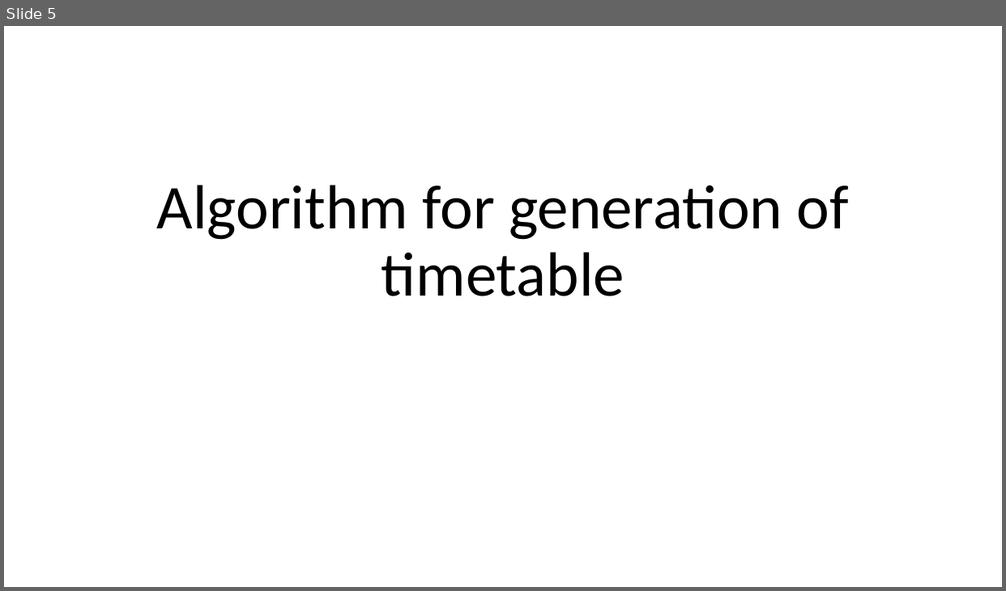
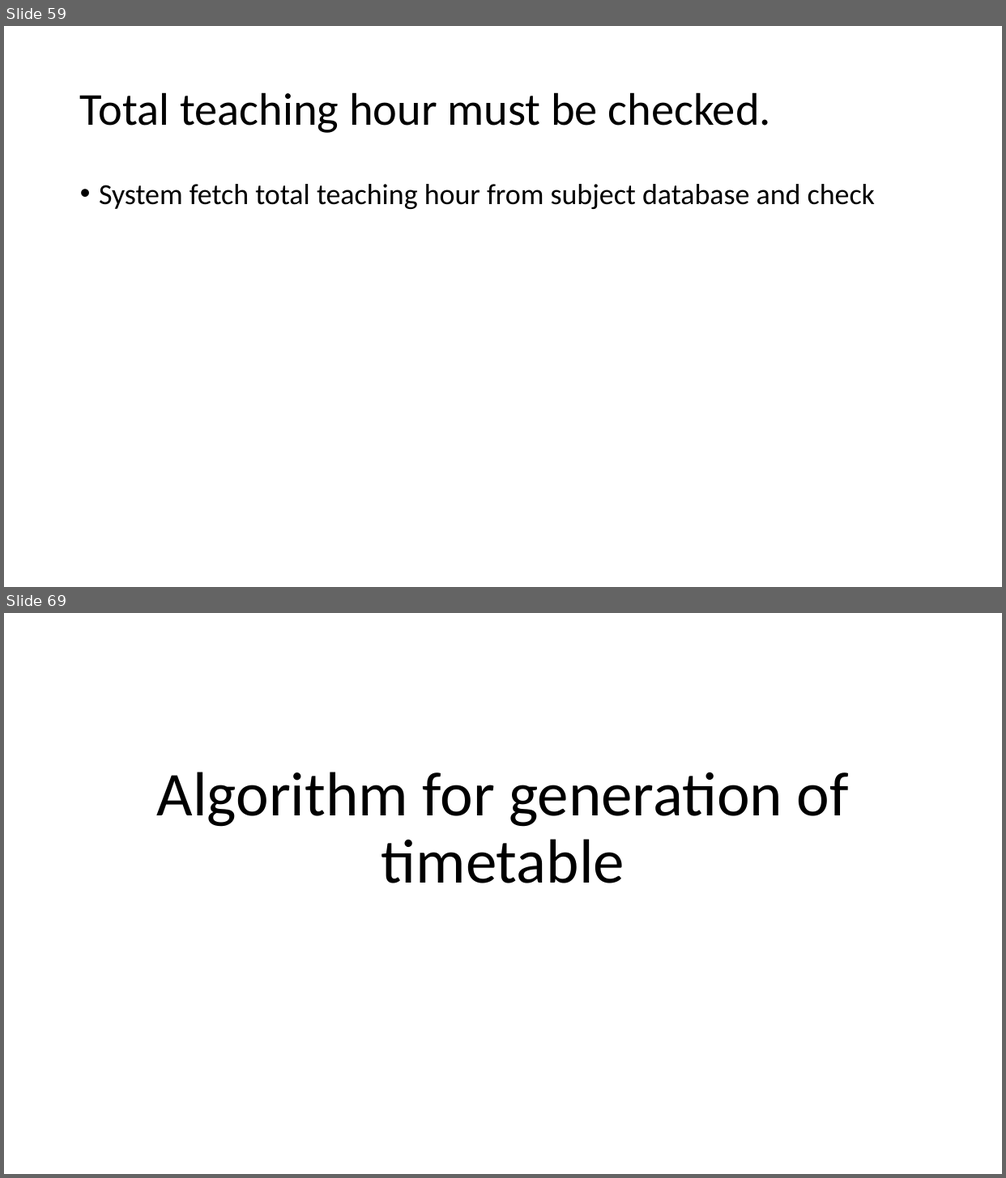
Before and after one commit to abhishekshaw21/Timetable, a slide deck: College Timetable Management System.pptx. Shown one above the other, each under a label of ours: slide 5 before the commit, slides 59 and 69 after it; the slides between them are not shown. The pictures are 1006x591 and 1006x1178 pixels, drawn with LibreOffice and Linux fonts; fonts in the diff are those of the drawing. Boxes give left, top, right and bottom in pixels: in the first picture for what was removed or moved away, otherwise in the second. Text is boxed around its words. In the diff, an @@ line names an element or a change of style, - is before the commit and + after.

```diff
--- a/College Timetable Management System.pptx
+++ b/College Timetable Management System.pptx
@@ slide 59 added at [4, 26, 1002, 587], background #FFFFFF @@
@@ title added at [80, 92, 771, 133], 44 pt, text #000000 @@
+Total teaching hour must be checked.
@@ text added at [99, 184, 875, 209], 28 pt, text #000000 @@
+• System fetch total teaching hour from subject database and check
@@ what was slide 5 is now slide 69 @@
```
Also in this commit, not shown: 1 slide changed, 65 other slides added, 3 slides removed.
